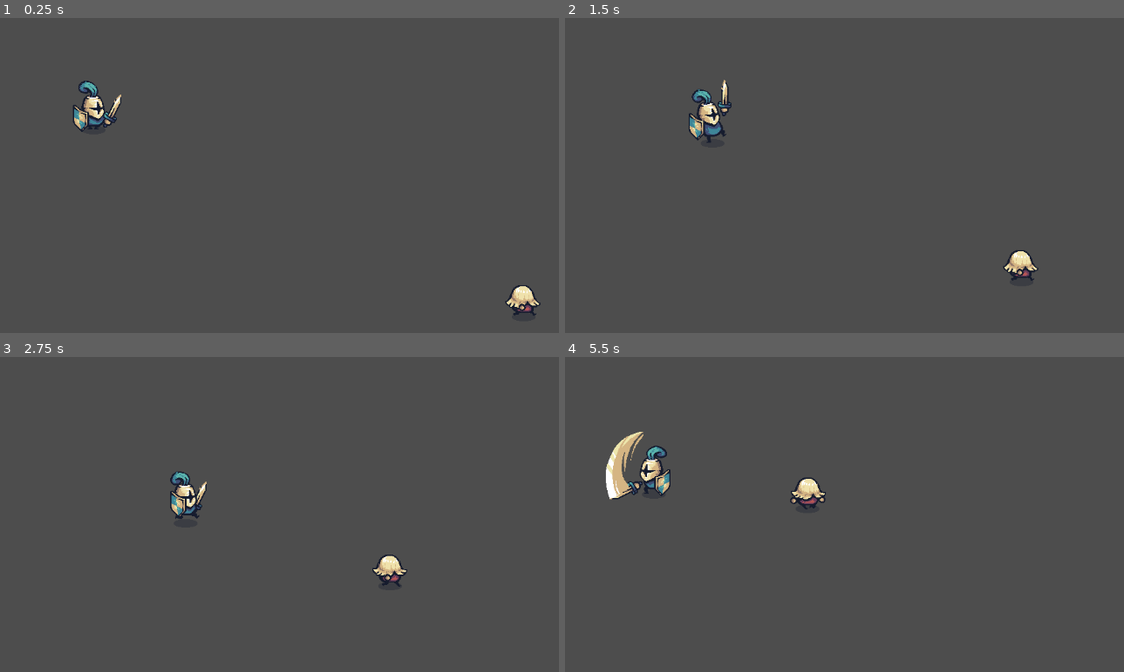
Above: before the commit, frames 1-4 (two rows, left to right).
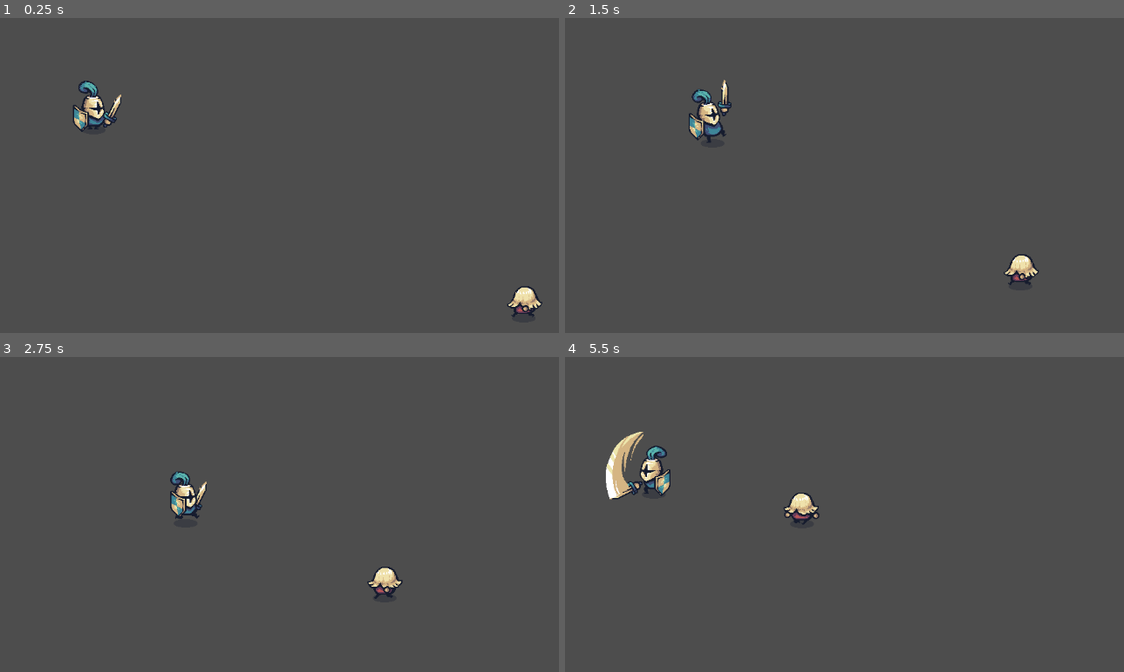
Above: after the commit, the same moments.

Repository: Ruteski/tiny-swords
Game: Godot game, scene res://test_scenes/test_player.tscn
Two runs of this game, one before a commit and one after it. Both use one fixed random seed, a clock stepped at 60 frames per second and the inputs below. The project has no main scene, so this scene is started directly.
Inputs (mouse positions are in pixels of both pictures, inside the frame that each line leads up to):
- Up to frame 1 (0.25 s): no input
- Up to frame 2 (1.5 s): move the mouse to (1028, 172) at 0.52 s; hold D (move_right) 0.53-1.28 s; click (1028, 172) at 0.6 s; move the mouse to (738, 210) at 1.27 s; hold Down (move_down) from 1.28 s (still down); click (738, 210) at 1.35 s
- Up to frame 3 (2.75 s): move the mouse to (380, 445) at 2.02 s; release Down (move_down) at 2.03 s; hold D (move_right) from 2.03 s (still down); click (380, 445) at 2.1 s
- Up to frame 4 (5.5 s): move the mouse to (844, 609) at 2.77 s; release D (move_right) at 2.78 s; hold Up (move_up) 2.78-3.53 s; click (844, 609) at 2.85 s; move the mouse to (1084, 590) at 3.52 s; hold Left (move_left) 3.53-5.03 s; click (1084, 590) at 3.6 s; move the mouse to (665, 473) at 4.27 s; click (665, 473) at 4.35 s; move the mouse to (911, 530) at 5.02 s; hold Down (move_down) from 5.03 s (still down); click (911, 530) at 5.1 s

The runs differ from the first frame. In frame 1, 0.3% of the frame differs, in the area x 90-98%, y 84-96%; in frame 2, 0.4%; in frame 3, 0.6%; in frame 4, 0.7%, in the area x 39-47%, y 38-54%.

Commit message:
Criado o singleton GameManager,
adicionado funcionalidade de rotate_sprite no inimigo, adicionado funcionalidade do inimigo seguir o player

Diff:
--- a/enemies/behaviors/follow_player.gd
+++ b/enemies/behaviors/follow_player.gd
@@ -1,13 +1,28 @@
 extends CharacterBody2D
 
 
+@onready var sprite: AnimatedSprite2D = $AnimatedSprite2D
+
 @export var speed: float = 1.0
+
+var input_vector: Vector2 = Vector2.ZERO
+
+
+func _process(delta: float) -> void:
+	rotate_sprite()
 
 
 func _physics_process(delta: float) -> void:
-	var player_position = Vector2(100,100)
+	var player_position = GameManager.player_position
 	var diference = player_position - position
-	var input_vector = diference.normalized()
+	input_vector = diference.normalized()
 
 	velocity = input_vector * speed * 100.0
 	move_and_slide()
+
+
+func rotate_sprite() -> void:
+	if input_vector.x > 0:
+		sprite.flip_h = false
+	elif input_vector.x < 0:
+		sprite.flip_h = true
--- /dev/null
+++ b/game_manager.gd
@@ -0,0 +1,4 @@
+extends Node
+
+
+var player_position: Vector2
--- a/player/player.gd
+++ b/player/player.gd
@@ -28,6 +28,8 @@
 
 # update da unity
 func _process(delta: float) -> void:
+	GameManager.player_position = position
+
 	read_input()
 
 	update_attack_cooldown(delta)
--- a/project.godot
+++ b/project.godot
@@ -13,6 +13,10 @@
 config/name="Tiny Swords"
 config/features=PackedStringArray("4.2", "Forward Plus")
 config/icon="res://icon.svg"
+
+[autoload]
+
+GameManager="*res://game_manager.gd"
 
 [input]
 
